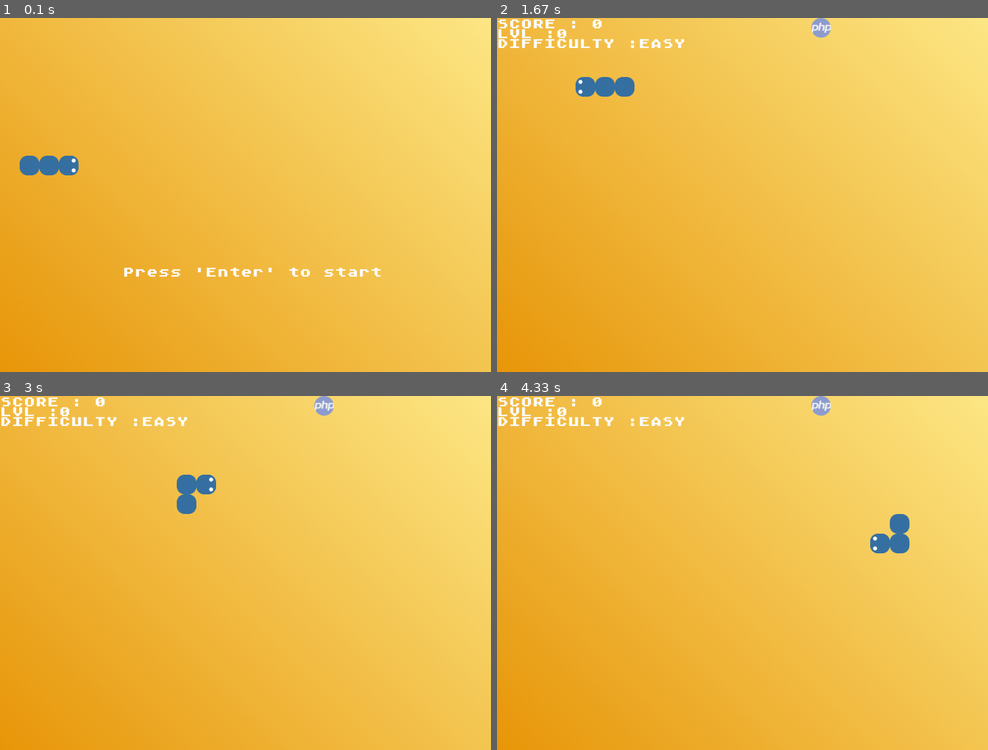
Above: before the commit, frames 1-4 (two rows, left to right).
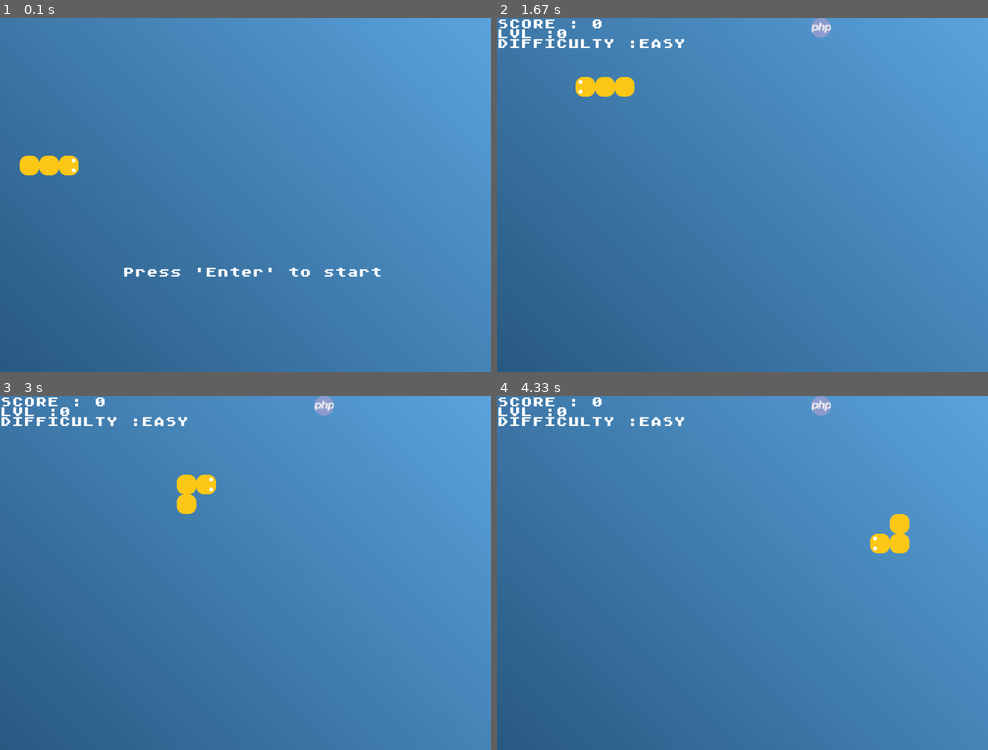
Above: after the commit, the same moments.

Repository: alexanderchainsaw/pygameHungryPythonOld
Game: pygame game, started from main.py
Two runs of this game, one before a commit and one after it. Both use one fixed random seed, a clock stepped at 60 frames per second and the inputs below.
Inputs:
- Up to frame 1 (0.1 s): no input
- Up to frame 2 (1.67 s): hold Enter 0.33-0.8 s; hold Right 0.33-0.8 s; tap W at 0.83 s; tap A at 1.23 s; tap S at 1.63 s
- Up to frame 3 (3 s): hold Right 2.03-2.5 s; hold Up 2.53-2.83 s; hold Right from 2.87 s (still down)
- Up to frame 4 (4.33 s): release Right at 3.33 s; hold Left 3.37-3.9 s; hold Down 3.93-4.23 s; hold Left from 4.27 s (still down)

The runs differ from the first frame. In frame 1, 100% of the frame differs, in the area x 0-100%, y 0-100%; in frame 2, 99%; in frame 3, 99%; in frame 4, 99%.

Commit message:
alt color scheme
added alternative colored assets according to python color scheme, colors switch with every level

Diff:
--- a/assets.py
+++ b/assets.py
@@ -6,6 +6,14 @@
 HEAD_DOWN = pygame.image.load('Assets/PythonHeadDown.png')
 HEAD_RIGHT = pygame.image.load('Assets/PythonHeadRight.png')
 HEAD_LEFT = pygame.image.load('Assets/PythonHeadLeft.png')
+
+BACKGROUND_Alt = pygame.image.load('Assets/backgroundAlt.png')
+BODY_Alt = pygame.image.load('Assets/PythonBodyAlt.png')
+HEAD_UP_Alt = pygame.image.load('Assets/PythonHeadUpAlt.png')
+HEAD_DOWN_Alt = pygame.image.load('Assets/PythonHeadDownAlt.png')
+HEAD_RIGHT_Alt = pygame.image.load('Assets/PythonHeadRightAlt.png')
+HEAD_LEFT_Alt = pygame.image.load('Assets/PythonHeadLeftAlt.png')
+
 C = pygame.image.load('Assets/c.png')
 CPLUS = pygame.image.load('Assets/cplusplus.png')
 CSHARP = pygame.image.load('Assets/csharp.png')
--- a/main.py
+++ b/main.py
@@ -39,7 +39,8 @@
 def main():
     pygame.init()
     pygame.display.set_caption('Hungry Python')
-    head_position = assets.HEAD_RIGHT
+    visual_status = random.getrandbits(1)  # for switching color schemes during the game
+    head_position = (assets.HEAD_RIGHT, assets.HEAD_RIGHT_Alt)[visual_status]
     snake = init_snake()
     lvl = 0
     obstacles = LEVELS[lvl]
@@ -50,13 +51,13 @@
     lost = False
     score = 0
     flag = True  # preventing a bug ( simultaneous key presses causing game over )
-    lvlup_points = 200  # points for level up
+    lvlup_points = 10  # points for level up
     base_speed = 10  # base speed (increases with each win)
     speed_increment = 2  # adds to the base speed with each consecutive win
     streak = 0
     while True:
         obstacles = LEVELS[lvl]
-        SCREEN.blit(assets.BACKGROUND, (0, 0))
+        SCREEN.blit((assets.BACKGROUND, assets.BACKGROUND_Alt)[visual_status], (0, 0))
         for event in pygame.event.get():
             if event.type == pygame.QUIT:
                 sys.exit()
@@ -69,7 +70,7 @@
                         snake = init_snake()
                         food = create_food(snake, obstacles)
                         pos = (1, 0)
-                        head_position = assets.HEAD_RIGHT
+                        head_position = (assets.HEAD_RIGHT, assets.HEAD_RIGHT_Alt)[visual_status]
                         base_speed += speed_increment
                         streak += 1
                         won = False
@@ -78,7 +79,7 @@
                         snake = init_snake()
                         food = create_food(snake, obstacles)
                         pos = (1, 0)
-                        head_position = assets.HEAD_RIGHT
+                        head_position = (assets.HEAD_RIGHT, assets.HEAD_RIGHT_Alt)[visual_status]
                         score = 0
                         lvl = 0
                         base_speed = 10
@@ -88,27 +89,27 @@
                         snake = init_snake()
                         food = create_food(snake, obstacles)
                         pos = (1, 0)
-                        head_position = assets.HEAD_RIGHT
+                        head_position = (assets.HEAD_RIGHT, assets.HEAD_RIGHT_Alt)[visual_status]
                 elif event.key in (pygame.K_w, pygame.K_UP):
                     if flag and not pos[1]:
                         pos = (0, -1)
                         flag = False
-                        head_position = assets.HEAD_UP
+                        head_position = (assets.HEAD_UP, assets.HEAD_UP_Alt)[visual_status]
                 elif event.key in (pygame.K_s, pygame.K_DOWN):
                     if flag and not pos[1]:
                         pos = (0, 1)
                         flag = False
-                        head_position = assets.HEAD_DOWN
+                        head_position = (assets.HEAD_DOWN, assets.HEAD_DOWN_Alt)[visual_status]
                 elif event.key in (pygame.K_a, pygame.K_LEFT):
                     if flag and not pos[0]:
                         pos = (-1, 0)
                         flag = False
-                        head_position = assets.HEAD_LEFT
+                        head_position = (assets.HEAD_LEFT, assets.HEAD_LEFT_Alt)[visual_status]
                 elif event.key in (pygame.K_d, pygame.K_RIGHT):
                     if flag and not pos[0]:
                         pos = (1, 0)
                         flag = False
-                        head_position = assets.HEAD_RIGHT
+                        head_position = (assets.HEAD_RIGHT, assets.HEAD_RIGHT_Alt)[visual_status]
         if running:
             flag = True
             next_s = (snake[0][0] + pos[0], snake[0][1] + pos[1])
@@ -172,12 +173,13 @@
             running = False
             lost = False
             score = 0
+            visual_status = int(not visual_status)
         if running:
             SCREEN.blit(rand_food,
                         (food[0] * SQUARE_SIZE, food[1] * SQUARE_SIZE, SQUARE_SIZE, SQUARE_SIZE))
         for s in snake:
-            SCREEN.blit(assets.BODY, (s[0] * SQUARE_SIZE, s[1] * SQUARE_SIZE,
-                                      SQUARE_SIZE * 2, SQUARE_SIZE * 2))
+            SCREEN.blit((assets.BODY, assets.BODY_Alt)[visual_status], (s[0] * SQUARE_SIZE, s[1] * SQUARE_SIZE,
+                                                                        SQUARE_SIZE * 2, SQUARE_SIZE * 2))
         SCREEN.blit(head_position, (snake[0][0] * SQUARE_SIZE, snake[0][1] * SQUARE_SIZE,
                                     SQUARE_SIZE * 2, SQUARE_SIZE * 2))
 
Binary file added: Assets/BackgroundAlt.png
Binary file added: Assets/PythonBodyAlt.png
Binary file added: Assets/PythonHeadDownAlt.png
Binary file added: Assets/PythonHeadLeftAlt.png
Binary file added: Assets/PythonHeadRightAlt.png
Binary file added: Assets/PythonHeadUpAlt.png
